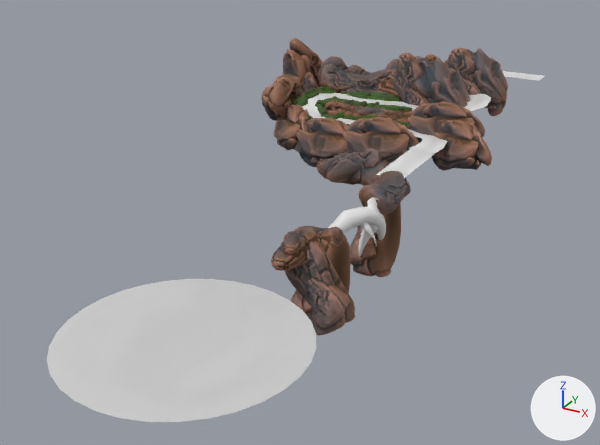
Renders of the FBX model Assets/Art/Enviroment/Enviroment/Level/Level_01.fbx from each side of a commit.
Before and after are seen from a 50 mm camera at (796.0, -1380.0, 481.0) aimed at (190.0, -278.0, -70.0). Lighting does not change. The marker at lower right points along +X, +Y and +Z. Where no turn or scale is listed for an object, it has been applied to the vertices.

In view in the first picture: 'Cylinder.014', 'Rock4_LP.009', 'Rock4_LP.010', 'Rock4_LP.050', 'Rock4_LP.051', 'Rock4_LP.054', 'Rock4_LP.058', 'Rock4_LP.064', 'Rock4_LP.065', 'Rock4_LP.067', 'Rock4_LP.068', 'Rock4_LP.069', 'Rock4_LP.073', 'Tree.006'.
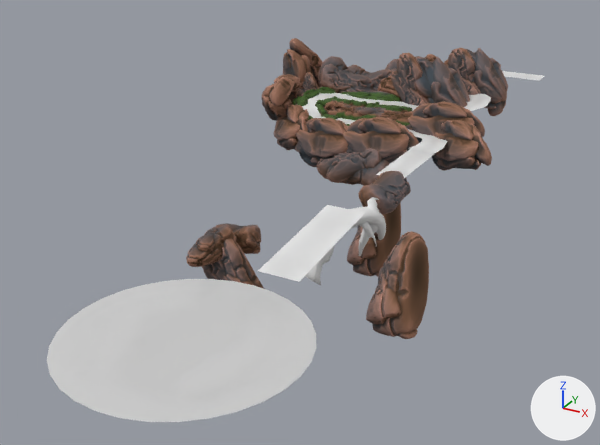
The change, as a diff of the scene's bpy script:
```diff
--- a/Assets/Art/Enviroment/Enviroment/Level/Level_01.fbx.py
+++ b/Assets/Art/Enviroment/Enviroment/Level/Level_01.fbx.py
@@ me_plane_004_1 @@
+me_plane_004_1.from_pydata(...)  # 4 vertices, 1 face; spans x -31.0..31.0, y -100.0..100.0, z -11.0..11.0
+me_plane_004_1.materials.append(mat_path)  # its picture is missing
@@ ob_rock4_lp_050 @@
 ob_rock4_lp_050 = bpy.data.objects.new('Rock4_LP.050', me_sphere_001)
-ob_rock4_lp_050.location = (298.0, -425.0, -18.0)
+ob_rock4_lp_050.location = (181.0, -457.0, -27.0)
@@ ob_rock4_lp_010 @@
 ob_rock4_lp_010 = bpy.data.objects.new('Rock4_LP.010', me_sphere_066)
-ob_rock4_lp_010.location = (295.0, -482.0, -10.0)
+ob_rock4_lp_010.location = (178.0, -514.0, -19.0)
@@ ob_rock4_lp_069 @@
 ob_rock4_lp_069 = bpy.data.objects.new('Rock4_LP.069', me_sphere_076)
-ob_rock4_lp_069.location = (323.0, -467.0, -67.0)
+ob_rock4_lp_069.location = (206.0, -499.0, -76.0)
@@ ob_rock4_lp_068 @@
 ob_rock4_lp_068 = bpy.data.objects.new('Rock4_LP.068', me_sphere_060)
-ob_rock4_lp_068.location = (320.0, -449.0, -75.0)
+ob_rock4_lp_068.location = (429.0, -427.0, -64.0)
@@ ob_pathstraight2_003 @@
+ob_pathstraight2_003 = bpy.data.objects.new('PathStraight2.003', me_plane_004_1)
+ob_pathstraight2_003.location = (309.0, -454.0, -4.0)
```

Location of each change, (x1, y1, x2, y2) in pixels of the pictures (600 x 445 px):
'Rock4_LP.068', moved: before (291, 233, 350, 332); after (366, 231, 429, 339)
'Rock4_LP.069', moved: before (284, 241, 355, 335); after (202, 239, 264, 289)
'PathStraight2.003', added: after (258, 205, 365, 282)
'Rock4_LP.010', moved: before (271, 227, 320, 271); after (186, 224, 236, 267)
'Rock4_LP.050', moved: before (283, 226, 343, 247); after (215, 223, 261, 254)
